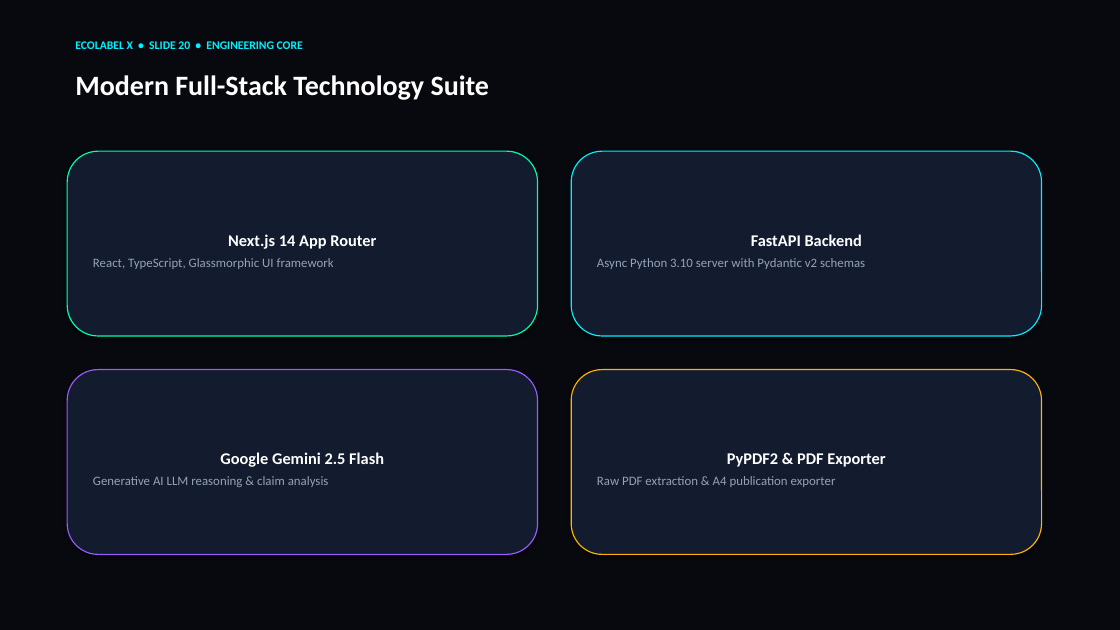
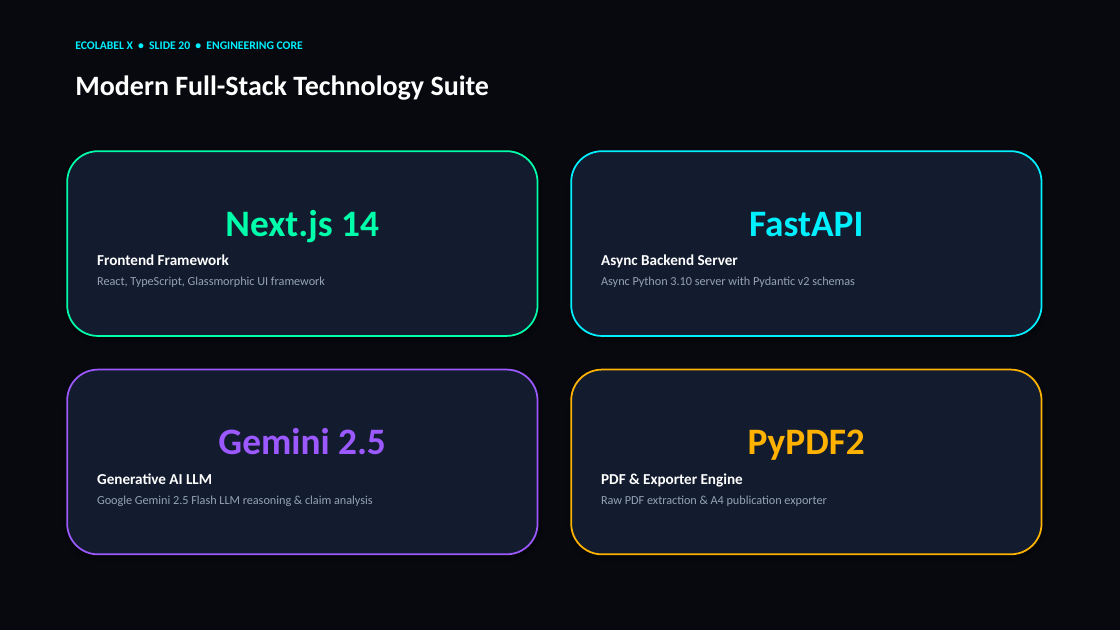
Before and after one commit to mohamedidhris777/eco-label, a slide deck: slide 20 of EcoLabel_X_Hackathon_Presentation.pptx. Drawn at 1120x630 pixels with LibreOffice and Linux fonts; fonts in the diff are those of the drawing. Boxes give left, top, right and bottom in pixels: in the first picture for what was removed or moved away, otherwise in the second. Text is boxed around its words. In the diff, an @@ line names an element or a change of style, - is before the commit and + after.

```diff
--- a/EcoLabel_X_Hackathon_Presentation.pptx
+++ b/EcoLabel_X_Hackathon_Presentation.pptx
@@ rounded rectangle "Next.js 14" at [67, 151, 538, 336]: outline #00FFAA 1 pt to #00FFAA 1.5 pt @@
@@ rounded rectangle "FastAPI" at [571, 151, 1042, 336]: outline #00F0FF 1 pt to #00F0FF 1.5 pt @@
@@ text in rounded rectangle at [97, 210, 379, 265]: text changed; size 14 to 13 pt @@
-Next.js 14 App Router
+Next.js 14
+Frontend Framework
@@ text in rounded rectangle at [601, 211, 863, 268]: text changed; size 14 to 13 pt @@
-FastAPI Backend
+FastAPI
+Async Backend Server
@@ text in rounded rectangle at [97, 276, 325, 287]: size 11 to 10.5 pt in "React, TypeScript, Glassmorphic UI framework" @@
@@ text in rounded rectangle at [601, 276, 855, 287]: size 11 to 10.5 pt in "Async Python 3.10 server with Pydantic v2 ..." @@
@@ rounded rectangle "Gemini 2.5" at [67, 370, 538, 555]: outline #9B59FF 1 pt to #9B59FF 1.5 pt @@
@@ rounded rectangle "PyPDF2" at [571, 370, 1042, 555]: outline #FFB300 1 pt to #FFB300 1.5 pt @@
@@ text in rounded rectangle at [97, 428, 386, 506]: text changed; size 11 to 10.5 pt @@
-Google Gemini 2.5 Flash
-Generative AI LLM reasoning & claim analysis
+Gemini 2.5
+Generative AI LLM
+Google Gemini 2.5 Flash LLM reasoning & claim analysis
@@ text in rounded rectangle at [601, 429, 865, 487]: text changed; size 14 to 13 pt @@
-PyPDF2 & PDF Exporter
+PyPDF2
+PDF & Exporter Engine
@@ text in rounded rectangle at [601, 495, 826, 506]: size 11 to 10.5 pt in "Raw PDF extraction & A4 publication exporter" @@
```
Also in this commit, not shown: 24 other slides changed, 2 other files.
